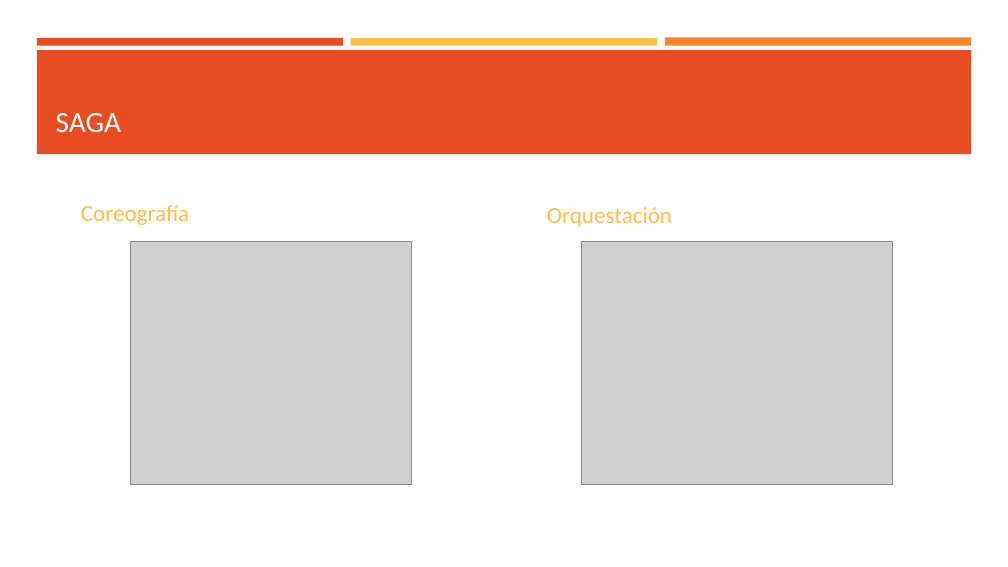
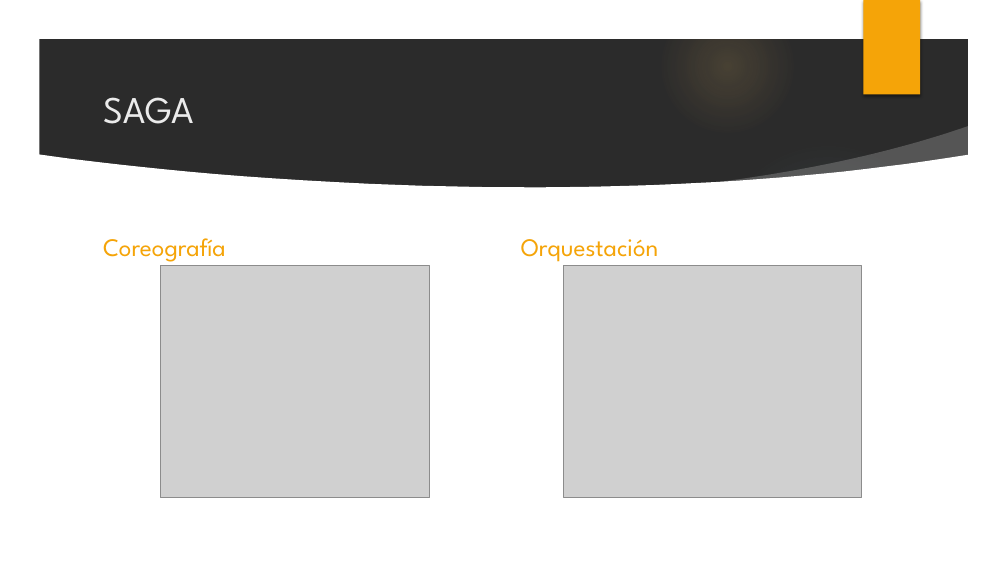
Before and after one commit to hernxntk/evensourcing-demo, a slide deck: slide 8 of Presentación1.pptx. Drawn at 1008x567 pixels with LibreOffice and Linux fonts; fonts in the diff are those of the drawing; grey boxes stand for pictures; background and template pictures are left out; a plain dark background stands for a picture behind light text. Boxes give left, top, right and bottom in pixels: in the first picture for what was removed or moved away, otherwise in the second. Text is boxed around its words. In the diff, an @@ line names an element or a change of style, - is before the commit and + after.

```diff
--- a/Presentación1.pptx
+++ b/Presentación1.pptx
@@ background #FFFFFF to picture (left out) @@
@@ group added at box(0, 0, 1008, 567): 6 ellipses, 3 freeform shapes @@
@@ rectangle added at box(864, 0, 920, 95), fill #F5A408 @@
@@ rectangle removed at box(37, 38, 343, 45) @@
@@ rectangle removed at box(37, 50, 972, 154) @@
@@ rectangle removed at box(351, 38, 657, 45) @@
@@ rectangle removed at box(665, 38, 971, 46) @@
@@ title "SAGA": place and size @@
-title "SAGA" at box(56, 113, 122, 132)
+title "SAGA" at box(103, 97, 194, 124)
@@ title "SAGA" at box(103, 97, 194, 124): size 28 to 36 pt, font Calibri to League Spartan, text colour #FFFFFF to #EBEBEB; vertical alignment bottom to middle @@
@@ text "Coreografía": place and size @@
-text "Coreografía" at box(81, 205, 189, 225)
+text "Coreografía" at box(103, 238, 226, 262)
@@ text "Coreografía" at box(103, 238, 226, 262): size 22 to 24 pt, font Calibri to League Spartan, text colour #FFBD47 to #F5A408 @@
@@ text "Orquestación" at box(521, 239, 659, 262): size 22 to 24 pt, font Calibri to League Spartan, text colour #FFBD47 to #F5A408 @@
@@ text "Orquestación": place and size @@
-text "Orquestación" at box(547, 207, 672, 227)
+text "Orquestación" at box(521, 239, 659, 262)
@@ picture: place and size @@
-picture at box(130, 242, 412, 485)
+picture at box(160, 265, 430, 498)
@@ picture: place and size @@
-picture at box(582, 242, 893, 485)
+picture at box(564, 265, 862, 498)
```
Also in this commit, not shown: 7 other slides changed, 3 slides added, 1 slide removed, 6 other files.
